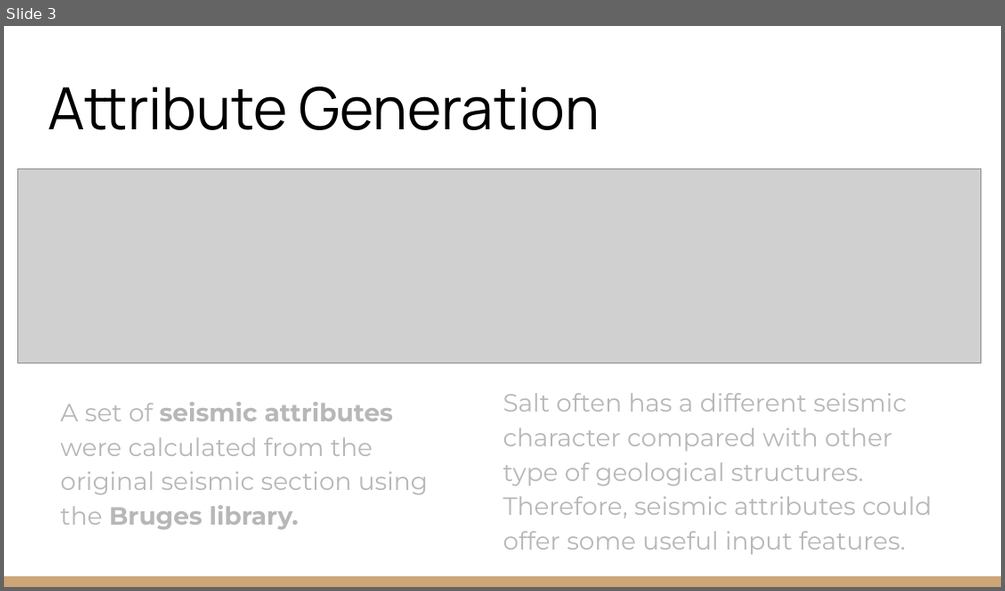
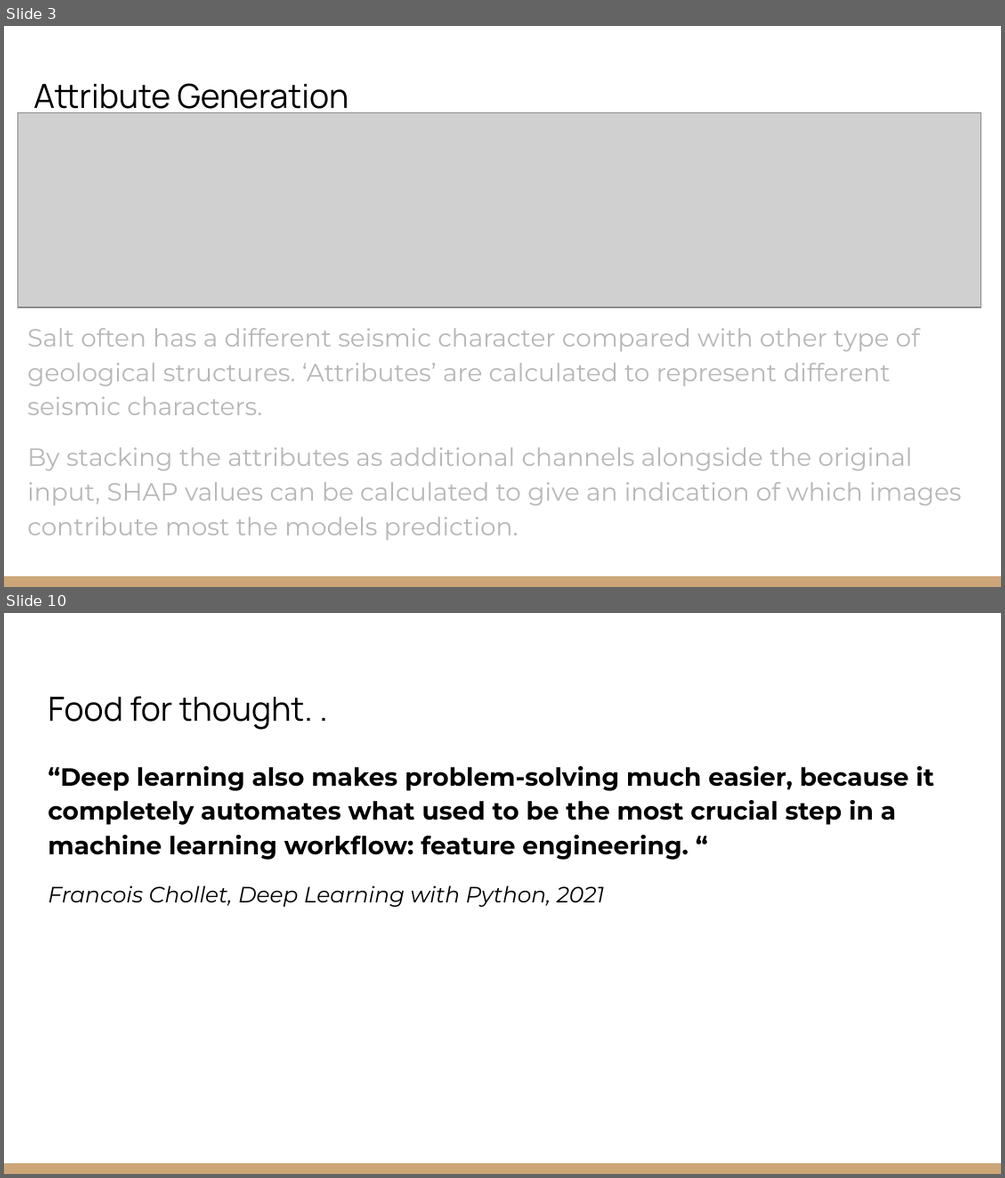
Before and after one commit to EdwinB12/Explainable-Christmas, a slide deck: Presentations/EAGE_Hackathon_2022_Explainable_Christmas.pptx. Shown one above the other, each under a label of ours: slide 3 before the commit, slides 3 and 10 after it; the slides between them are not shown. The pictures are 1005x591 and 1005x1178 pixels, drawn with LibreOffice and Linux fonts; fonts in the diff are those of the drawing; grey boxes stand for pictures. Boxes give left, top, right and bottom in pixels: in the first picture for what was removed or moved away, otherwise in the second. Text is boxed around its words. In the diff, an @@ line names an element or a change of style, - is before the commit and + after.

```diff
--- a/Presentations/EAGE_Hackathon_2022_Explainable_Christmas.pptx
+++ b/Presentations/EAGE_Hackathon_2022_Explainable_Christmas.pptx
@@ slide 10 added at (4, 613, 1001, 1174), background #FFFFFF; not listed: 1 template element that a slide beside it also shows @@
@@ title added at (48, 696, 313, 730), 24 pt, text #000000 @@
+Food for thought. .
@@ text added at (48, 766, 934, 907), 18 pt, text #000000, bold @@
+“Deep learning also makes problem-solving much easier, because it completely automates what used to be the most crucial step in a machine learning workflow: feature engineering. “
+Francois Chollet, Deep Learning with Python, 2021
@@ slide 3 changed as well @@
@@ title "Attribute Generation": place and size @@
-title "Attribute Generation" at (48, 87, 599, 130)
+title "Attribute Generation" at (33, 83, 349, 118)
@@ title "Attribute Generation" at (33, 83, 349, 118): size 42 to 24 pt @@
@@ picture: place and size @@
-picture at (18, 168, 982, 363)
+picture at (18, 112, 982, 307)
@@ text at (27, 328, 962, 540): text changed @@
-Salt often has a different seismic character compared with other type of geological structures. Therefore, seismic attributes could offer some useful input features.
+Salt often has a different seismic character compared with other type of geological structures. ‘Attributes’ are calculated to represent different seismic characters.
+By stacking the attributes as additional channels alongside the original input, SHAP values can be calculated to give an indication of which images contribute most the models prediction.
@@ text removed at (60, 402, 428, 530) @@
-A set of seismic attributes were calculated from the original seismic section using the Bruges library.
```
Also in this commit, not shown: 9 other slides changed, 8 other slides added, 2 slides removed, 8 other files.
